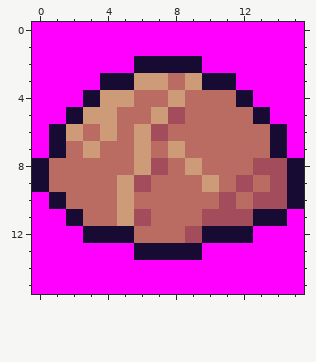
Two states of a pixel-art sprite, Images/Items/skullCap.png. This is how it looked before the edit.
The file is 16x16 pixels.
After:
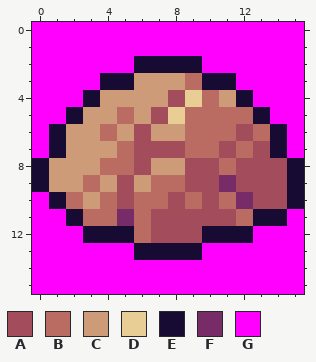
Palette (. is transparent): A #a34c5c  B #ba6c62  C #ce9b79  D #e8ce94  E #170a33  F #772c67  G #ff00ff
Changes in this commit:
@@ x 0..15 @@
  2 GGGGGGEEEEGGGGGG
- 3 GGGGEECCBCEEGGGG
- 4 GGGECCBBCBBBEGGG
- 5 GGECCBBCABBBBEGG
- 6 GECBCBCABBBBBBEG
- 7 GEBCBBCBCBBBBBEG
- 8 EBBBBBCABCBBBAAE
- 9 EBBBBCABBBCBABAE
-10 GEBBBCBBBBBABAAE
-11 GGEBBCABBBAAAEEG
-12 GGGEEEBBBAEEEGGG
+ 3 GGGGEECCCBEEGGGG
+ 4 GGGECCCCADBCEGGG
+ 5 GGECCBCADBBBBEGG
+ 6 GECCBCACCBBBABEG
+ 7 GECCCBAAABBABAEG
+ 8 ECCCBBACCAABAAAE
+ 9 ECCBCACBBAAFAAAE
+10 GEBCBABBABABFAAE
+11 GGEBBFBAAAAABEEG
+12 GGGEEEBAAAEEEGGG
 13 GGGGGGEEEEGGGGGG
Boxes around the changes in both pictures, in picture pixels (x1, y1, x2, y2):
changed: (49, 73, 270, 243)
